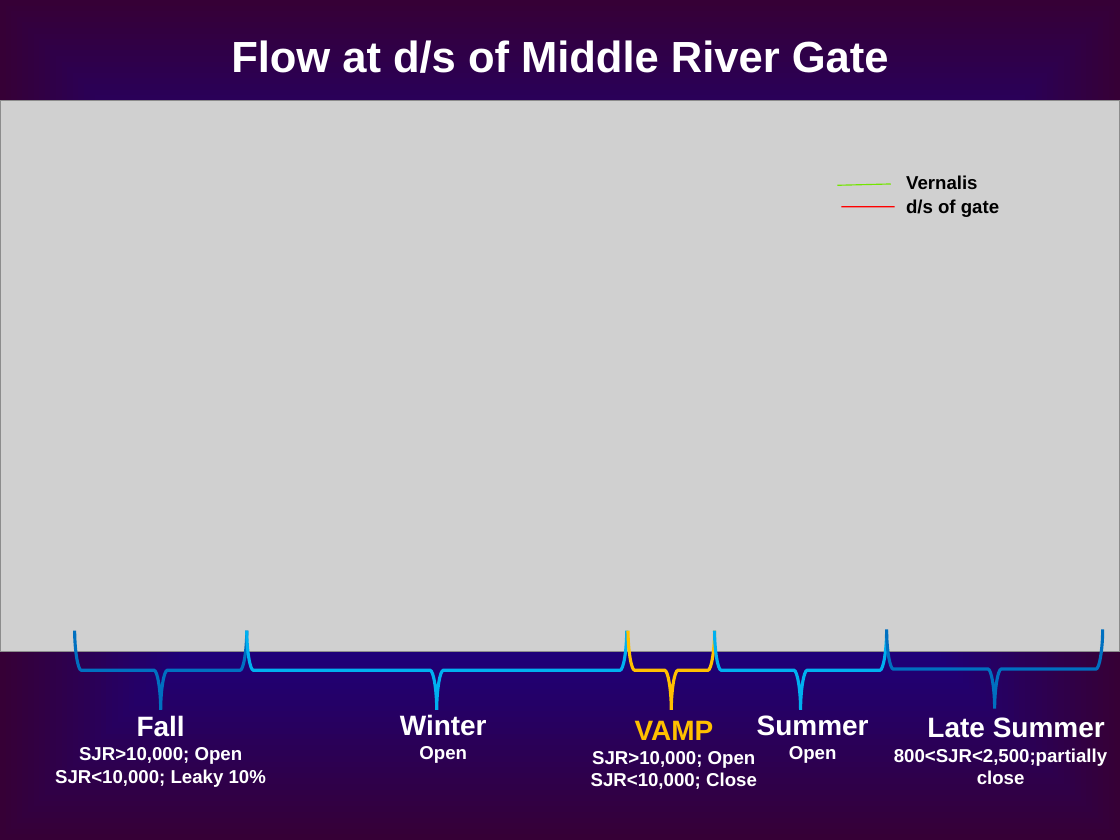
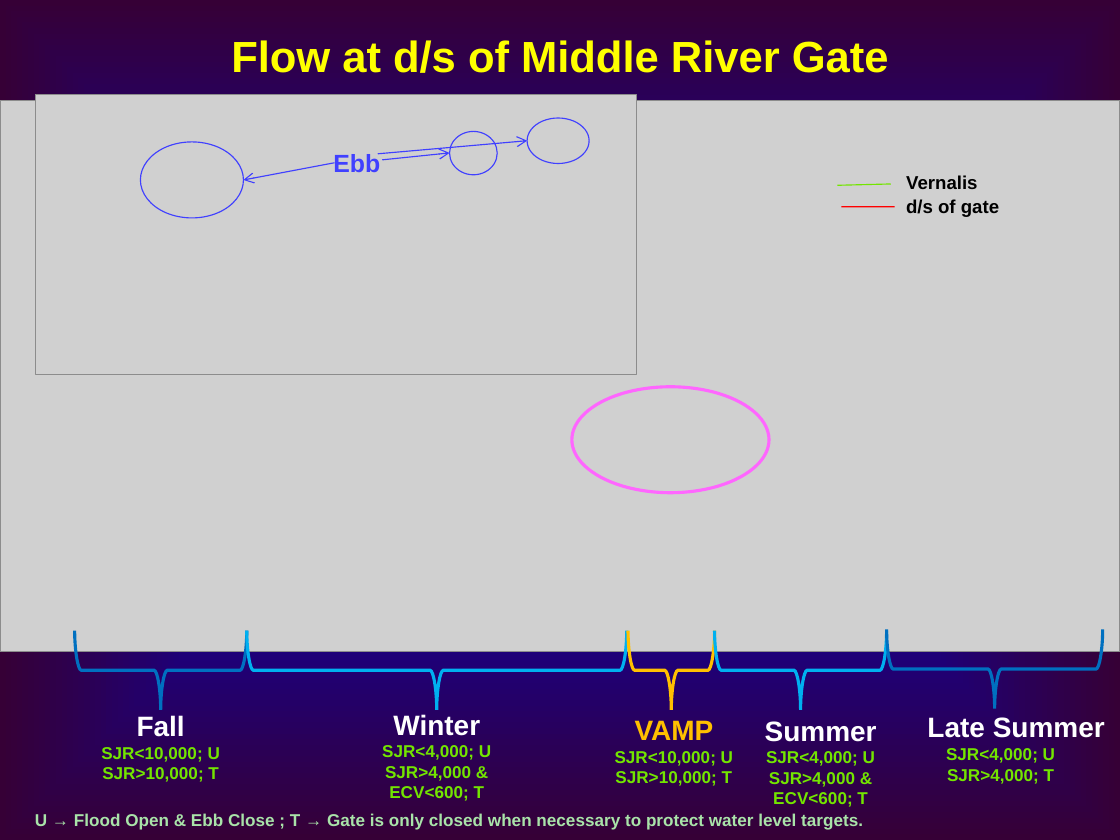
Before and after one commit to CADWRDeltaModeling/dsm2, a slide deck: slide 19 of dsm2/presentations/DSM2 Operting Rule.ppt. Drawn at 1120x840 pixels with LibreOffice and Linux fonts; fonts in the diff are those of the drawing; grey boxes stand for pictures. Boxes give left, top, right and bottom in pixels: in the first picture for what was removed or moved away, otherwise in the second. Text is boxed around its words. In the diff, an @@ line names an element or a change of style, - is before the commit and + after.

```diff
--- a/dsm2/presentations/DSM2 Operting Rule.ppt
+++ b/dsm2/presentations/DSM2 Operting Rule.ppt
@@ text "Flow at d/s of Middle ..." at (x1=231, y1=40, x2=889, y2=73): text colour #FFFFFF to #FFFF00 @@
@@ picture added at (x1=36, y1=94, x2=636, y2=374) @@
@@ ellipse added at (x1=528, y1=118, x2=589, y2=164), outline #4040FF 0.74 pt @@
@@ ellipse added at (x1=140, y1=142, x2=243, y2=218), outline #4040FF 0.74 pt @@
@@ arrow added from (377, 153) to (528, 141), #4040FF 0.74 pt @@
@@ ellipse added at (x1=449, y1=131, x2=497, y2=175), outline #4040FF 0.74 pt @@
@@ arrow added from (335, 162) to (243, 180), #4040FF 0.74 pt @@
@@ text added at (x1=333, y1=153, x2=380, y2=172), 16 pt, text #4040FF, bold @@
+Ebb
@@ arrow added from (382, 160) to (449, 153), #4040FF 0.74 pt @@
@@ ellipse added at (x1=572, y1=386, x2=769, y2=493), outline #FF66FF 2.01 pt @@
@@ text added at (x1=382, y1=714, x2=491, y2=801), 11 pt, text #73E500, bold @@
+Winter
+SJR<4,000; U
+SJR>4,000 &
+ECV<600; T
@@ text removed at (x1=400, y1=714, x2=487, y2=763) @@
-Winter
-Open
@@ text removed at (x1=757, y1=715, x2=869, y2=763) @@
-Summer
-Open
@@ text at (x1=101, y1=747, x2=220, y2=782): text changed; size 12 to 11 pt; text colour #FFFFFF to #73E500 @@
-SJR>10,000; Open
-SJR<10,000; Leaky 10%
+SJR<10,000; U
+SJR>10,000; T
@@ text added at (x1=765, y1=721, x2=877, y2=807), 11 pt, text #73E500, bold @@
+Summer
+SJR<4,000; U
+SJR>4,000 &
+ECV<600; T
@@ text at (x1=946, y1=748, x2=1055, y2=784): text changed; size 12 to 11 pt; text colour #FFFFFF to #73E500 @@
-800<SJR<2,500;partially close
+SJR<4,000; U
+SJR>4,000; T
@@ text at (x1=615, y1=751, x2=733, y2=786): text changed; size 12 to 11 pt; text colour #FFFFFF to #73E500 @@
-SJR>10,000; Open
-SJR<10,000; Close
+SJR<10,000; U
+SJR>10,000; T
@@ text added at (x1=35, y1=813, x2=863, y2=830), 11 pt, text #A9E3A9, bold @@
+U → Flood Open & Ebb Close ; T → Gate is only closed when necessary to protect water level targets.
```
Also in this commit, not shown: 19 other slides changed, 1 slide added, 1 slide removed.
